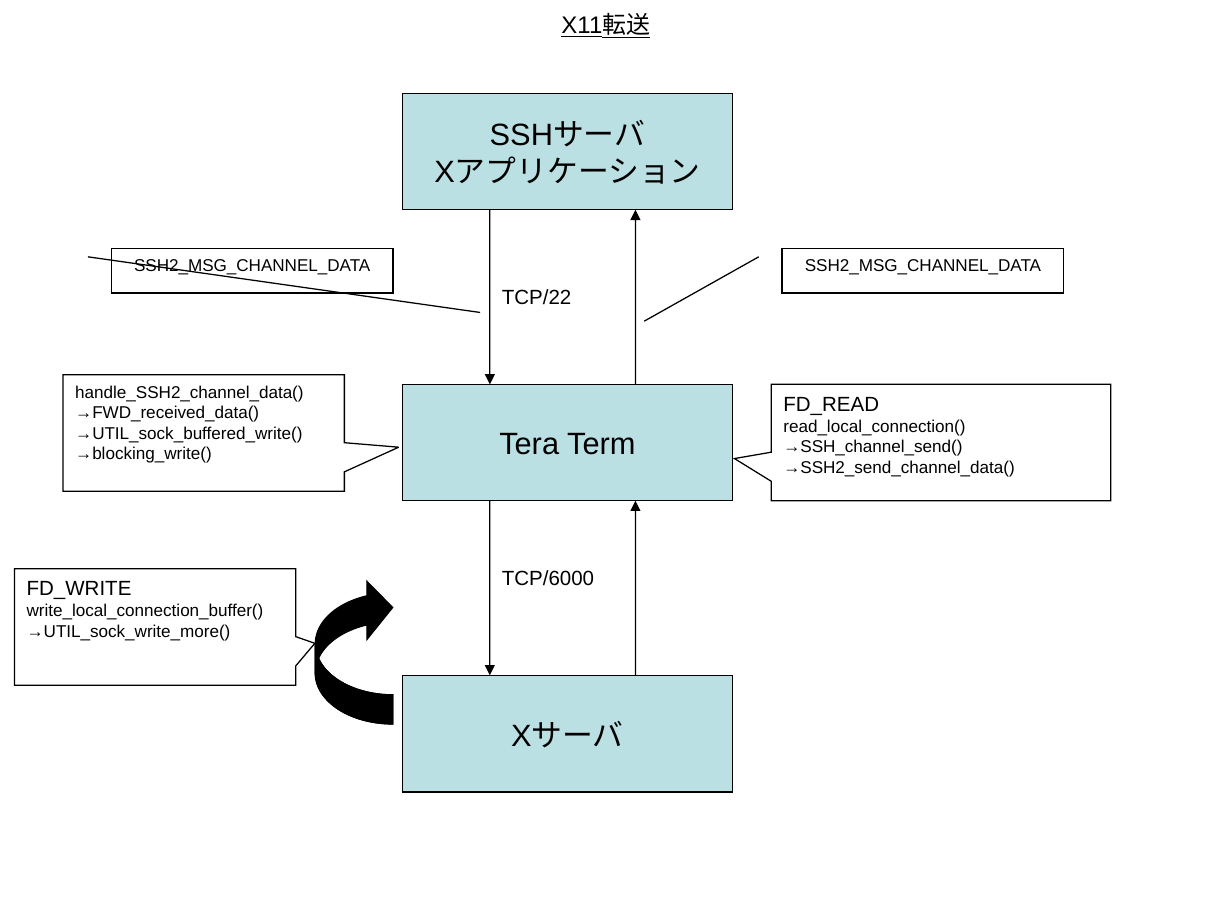
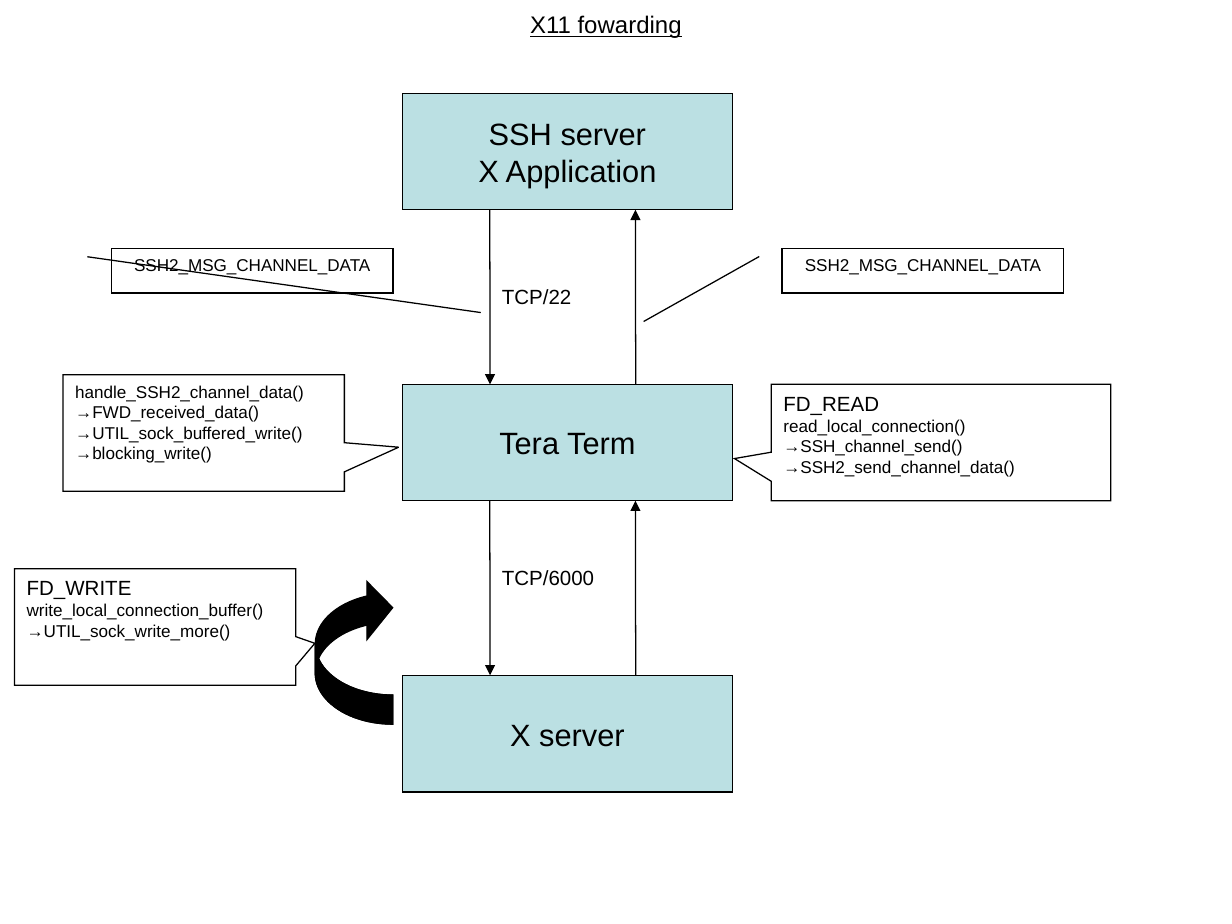
Before and after one commit to m-tmatma/teraterm-mirror-svn2git, a slide deck: slide 1 of doc/en/html/reference/image/x11forward.ppt. Drawn at 1232x924 pixels with LibreOffice and Linux fonts; fonts in the diff are those of the drawing. Boxes give left, top, right and bottom in pixels: in the first picture for what was removed or moved away, otherwise in the second. Text is boxed around its words. In the diff, an @@ line names an element or a change of style, - is before the commit and + after.

```diff
--- a/doc/en/html/reference/image/x11forward.ppt
+++ b/doc/en/html/reference/image/x11forward.ppt
@@ title at [530, 15, 682, 38]: text changed @@
-X11転送
+X11 fowarding
@@ text in rectangle at [478, 123, 657, 188]: text changed @@
-SSHサーバ
-Xアプリケーション
+SSH server
+X Application
@@ text in rectangle at [510, 724, 625, 747]: text changed @@
-Xサーバ
+X server
```
Also in this commit, not shown: 7 other files.
